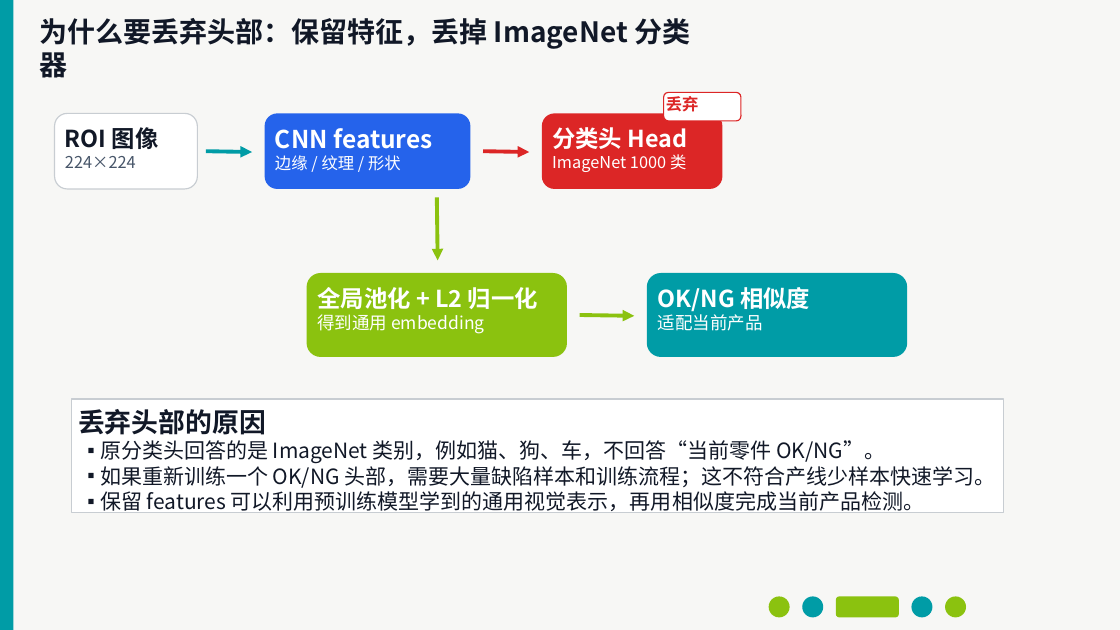
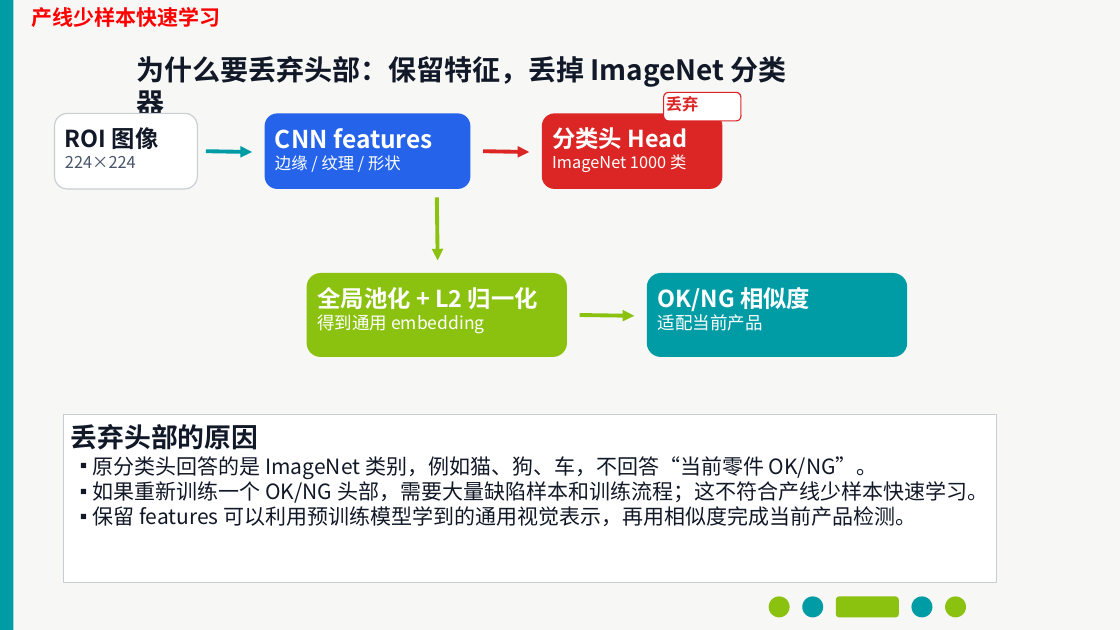
Before and after one commit to wulili200709/EmbeddingTest, a slide deck: slide 7 of Embedding算法分析汇报_增强版.pptx. Drawn at 1120x630 pixels with LibreOffice and Linux fonts; fonts in the diff are those of the drawing. Boxes give left, top, right and bottom in pixels: in the first picture for what was removed or moved away, otherwise in the second. Text is boxed around its words. In the diff, an @@ line names an element or a change of style, - is before the commit and + after.

```diff
--- a/Embedding算法分析汇报_增强版.pptx
+++ b/Embedding算法分析汇报_增强版.pptx
@@ text in rectangle at box(32, 7, 221, 27): text added @@
+产线少样本快速学习
@@ text "为什么要丢弃头部：保留特征，丢掉 ImageNet 分类器": place and size @@
-text "为什么要丢弃头部：保留特征，丢掉 ImageNet 分类器" at box(39, 18, 690, 49)
+text "为什么要丢弃头部：保留特征，丢掉 ImageNet 分类器" at box(136, 56, 787, 87)
@@ rectangle "丢弃头部的原因": place and size @@
-rectangle "丢弃头部的原因" at box(71, 399, 1004, 513)
+rectangle "丢弃头部的原因" at box(64, 414, 996, 583)
```
Also in this commit, not shown: 1 slide added, 1 slide removed, 26 other files.
